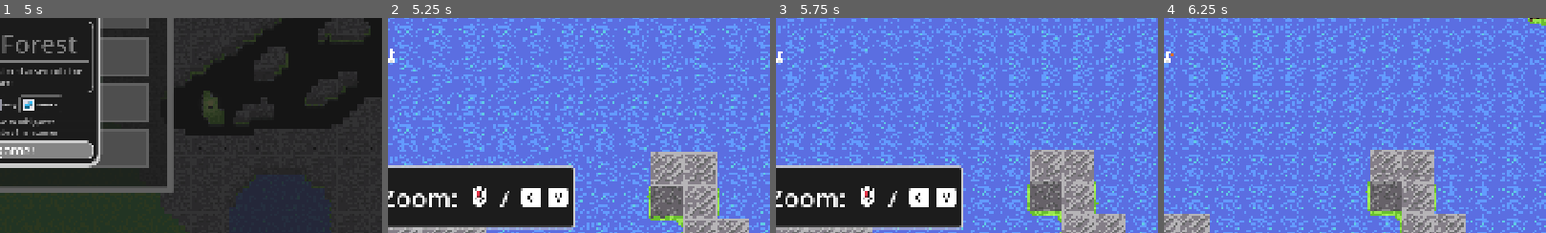
Above: before the commit, frames 1-4 (left to right).
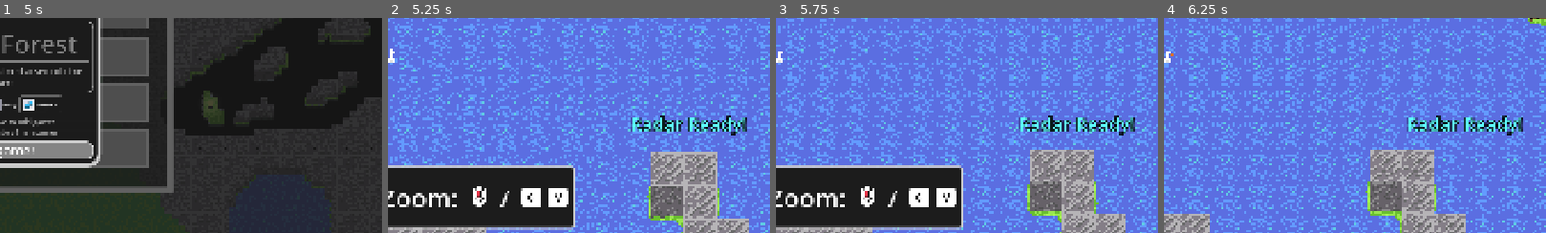
Above: after the commit, the same moments.

Repository: morie197/guwa-guwa-adventures
Game: Godot game, scene res://scenes/menus/main_menu.tscn
The game is run twice, just before and just after one commit, with the same random seed, the same clock (stepped at 60 frames per second) and the same inputs. Sound files missing from this copy of the repository are replaced by a short silence.
Inputs (mouse positions are % of the whole screen's width and height, from its top left):
- Up to frame 1 (5 s): click "New Game" at 0.5 s; click "New Game" at 1.25 s; click "Easy" at 2 s; click "Easy" at 2.75 s; click "Normal" at 3.5 s; click "Normal" at 4.25 s
- Up to frame 2 (5.25 s): click "New game!" at 5 s
- Up to frame 3 (5.75 s): no input
- Up to frame 4 (6.25 s): tap Enter (nextTutorialItem) at 5.75 s; move the mouse to (72, 45) at 5.77 s; hold D (right) from 5.78 s (still down); hold Enter (nextTutorialItem) from 5.78 s (still down); tap R (dive) at 5.85 s; click (72, 45) at 5.92 s
The pictures show only the part of the screen within x 50-100%, y 41-91%; the shares and areas given below are measured in that part.

Frame 1 is identical in both runs. In frame 2, 1.6% of the frame differs, in the area x 63-94%, y 45-55%; in frame 3, 1.6%; in frame 4, 1.6%.

Commit message:
[Add] Radar recharge indicator
Simple text to show when radar is ready.

Diff:
--- a/scenes/menus/ui_manager.tscn
+++ b/scenes/menus/ui_manager.tscn
@@ -400,6 +400,7 @@
 autowrap_mode = 0
 
 [node name="switch" type="HBoxContainer" parent="HUD"]
+unique_name_in_owner = true
 light_mask = 2
 visibility_layer = 2
 layout_mode = 0
@@ -438,8 +439,7 @@
 offset_bottom = 58.0
 theme_override_styles/panel = SubResource("StyleBoxFlat_prq0i")
 
-[node name="MiniMapPanel" type="PanelContainer" parent="HUD"]
-unique_name_in_owner = true
+[node name="VBoxContainer2" type="VBoxContainer" parent="HUD"]
 layout_mode = 1
 anchors_preset = 3
 anchor_left = 1.0
@@ -450,13 +450,29 @@
 offset_top = -408.0
 grow_horizontal = 0
 grow_vertical = 0
+
+[node name="radarReady" type="RichTextLabel" parent="HUD/VBoxContainer2"]
+unique_name_in_owner = true
+layout_mode = 2
+theme_override_colors/default_color = Color(0.36862746, 1, 1, 1)
+theme_override_constants/outline_size = 10
+theme_override_font_sizes/normal_font_size = 46
+text = "Radar Ready!"
+fit_content = true
+autowrap_mode = 0
+horizontal_alignment = 1
+vertical_alignment = 1
+
+[node name="MiniMapPanel" type="PanelContainer" parent="HUD/VBoxContainer2"]
+unique_name_in_owner = true
+layout_mode = 2
 theme_override_styles/panel = ExtResource("16_prq0i")
 
-[node name="SubViewportContainer" type="SubViewportContainer" parent="HUD/MiniMapPanel"]
+[node name="SubViewportContainer" type="SubViewportContainer" parent="HUD/VBoxContainer2/MiniMapPanel"]
 layout_mode = 2
 size_flags_vertical = 8
 
-[node name="minimap" type="SubViewport" parent="HUD/MiniMapPanel/SubViewportContainer"]
+[node name="minimap" type="SubViewport" parent="HUD/VBoxContainer2/MiniMapPanel/SubViewportContainer"]
 unique_name_in_owner = true
 process_mode = 3
 disable_3d = true
@@ -466,7 +482,7 @@
 size_2d_override = Vector2i(384, 384)
 render_target_update_mode = 4
 
-[node name="minimapCamera" type="Camera2D" parent="HUD/MiniMapPanel/SubViewportContainer/minimap"]
+[node name="minimapCamera" type="Camera2D" parent="HUD/VBoxContainer2/MiniMapPanel/SubViewportContainer/minimap"]
 unique_name_in_owner = true
 position = Vector2(-464, 0)
 
--- a/scenes/player.tscn
+++ b/scenes/player.tscn
@@ -296,6 +296,7 @@
 bus = &"SFX"
 
 [node name="Polygon2D" type="Polygon2D" parent="."]
+unique_name_in_owner = true
 light_mask = 0
 visibility_layer = 2
 z_index = 6
--- a/scenes/treat_radius_draw.gd
+++ b/scenes/treat_radius_draw.gd
@@ -5,7 +5,11 @@
 # Called when the node enters the scene tree for the first time.
 func _ready():
 	GameManager.levelUp.connect(queue_redraw)
+	GameManager.changedMapLevel.connect(_showOnMap)
 
+func _showOnMap(on: bool):
+	visible = on
+	print(on)
 
 # Called every frame. 'delta' is the elapsed time since the previous frame.
 func _process(delta):
--- a/scripts/managers/game_manager.gd
+++ b/scripts/managers/game_manager.gd
@@ -70,6 +70,7 @@
 signal upgraded
 signal tutorialOver
 signal switchedWorldLevel
+signal changedMapLevel(onCurrent: bool)
 
 func enterLevel():
 	paused = false
--- a/scripts/managers/ui_manager.gd
+++ b/scripts/managers/ui_manager.gd
@@ -15,6 +15,8 @@
 @onready var lostpanel = $lostpanel
 @onready var minimap_camera = %minimapCamera
 
+@onready var switch = %switch
+
 @onready var progress_to_complete_percent = %ProgressToCompletePercent
 
 var inPopup: bool = false
@@ -45,6 +47,8 @@
 
 @onready var hp_text = %HPText
 @onready var hp_bars = %HPBars
+
+@onready var radar_ready = %radarReady
 
 @onready var loadGame = $lostpanel/VBoxContainer2/VBoxContainer/load
 @onready var quit = $lostpanel/VBoxContainer2/VBoxContainer/quit
--- a/scripts/managers/world.gd
+++ b/scripts/managers/world.gd
@@ -104,6 +104,7 @@
 var underTexture: ImageTexture
 var overTexture: ImageTexture
 
+
 func _unhandled_input(event):
 	if Input.is_action_just_pressed("openMap"):
 		if GameManager.abilities.has("map"):
@@ -115,7 +116,8 @@
 				openMap()
 
 	if inMap and (Input.is_action_just_pressed("nextTutorialItem") or Input.is_action_just_pressed("dive")):
-		openMap(true)
+		if underFow.get_true_bit_count() > 0:
+			openMap(true)
 
 	#if event is InputEventMouseButton:
 	if Input.is_action_just_pressed("zoomin"):
@@ -280,7 +282,7 @@
 	if inMap and !switching:
 		get_viewport().canvas_cull_mask = 1
 		mapCam.enabled = false
-		#GameManager.paused = false
+		GameManager.paused = false
 		inMap = false
 		#GameManager.playerRef.healTimer.paused = false
 		if GameManager.worldLayer == 1:
@@ -302,6 +304,11 @@
 		return
 
 	if inMap == false:
+		if ui_manager != null:
+			if underFow.get_true_bit_count() > 0:
+				ui_manager.switch.show()
+			else:
+				ui_manager.switch.hide()
 		#GameManager.playerRef.healTimer.paused = true
 		darkener.hide()
 		#overAreas.hide()
@@ -322,10 +329,11 @@
 	inMap = true
 	mapCam.enabled = true
 	mapCam.make_current()
-	#GameManager.paused = true
+	GameManager.paused = true
 
 	if switching:
 		mapLayer = abs(mapLayer - 1)
+		GameManager.changedMapLevel.emit(mapLayer == GameManager.worldLayer)
 
 	if mapLayer == 0:
 		underMap.modulate = Color.WHITE
--- a/scripts/minigames/player_minigame.gd
+++ b/scripts/minigames/player_minigame.gd
@@ -280,9 +280,9 @@
 	#return false
 
 
-func knockback(direction: Vector2):
+func knockback(direction: Vector2, multiplier: float = 1):
 	beingKnockedBack = true
-	knockBackDirection = direction
+	knockBackDirection = direction * multiplier
 	var tommy = Timer.new()
 	tommy.wait_time = knockBackDuration
 	tommy.timeout.connect(func turnOffKnockback(): beingKnockedBack = false)
--- a/scripts/player.gd
+++ b/scripts/player.gd
@@ -155,7 +155,7 @@
 	area_collider.area_entered.connect(_area_enter)
 	area_collider.area_exited.connect(_area_exit)
 
-
+	GameManager.changedMapLevel.connect(_showOnMap)
 
 	healTimer = Timer.new()
 	add_child(healTimer)
@@ -375,6 +375,10 @@
 			#print("else")
 			areaForce = Vector2.ZERO
 
+	if GameManager.worldManager != null:
+		if GameManager.worldManager.ui_manager != null:
+			GameManager.worldManager.ui_manager.radar_ready.visible = radarTimer <= 0
+
 	if moveVector != Vector2.ZERO:
 		lastMovedDirection = lastMovedDirection.lerp(moveVector, delta * flyLerpSpeed)
 
@@ -463,6 +467,11 @@
 		else:
 			tired = false
 
+func _showOnMap(on: bool):
+	if on:
+		%Polygon2D.color = Color.WHITE
+	else:
+		%Polygon2D.color = Color.GRAY
 func _area_enter(area):
 	streamRef = area
 	areaFlag = area.flag
@@ -610,6 +619,7 @@
 	radarTimer = radarCooldown
 	radar.emit()
 	var radCircle = RADAR_CIRCLE.instantiate()
+	radCircle.startLevel = GameManager.worldLayer
 	GameManager.worldManager.add_child(radCircle)
 	if GameManager.abilities.has("treatdetect"):
 		var closest = GameManager.worldManager.getClosestTreat()
@@ -634,7 +644,7 @@
 				timmy.timeout.connect(found_treat_sound.play)
 				timmy.timeout.connect(timmy.queue_free)
 				timmy.timeout.connect(indicator.show)
-				timmy.timeout.connect(_createTreatRadarCircle.bind(closest.global_position))
+				timmy.timeout.connect(_createTreatRadarCircle.bind(closest.global_position, GameManager.worldLayer))
 				add_child(timmy)
 				timmy.start()
 
@@ -648,7 +658,7 @@
 	radCircle.global_position = global_position
 	radCircle.maxRadius = radarRange * rangeMultiplier
 
-func _createTreatRadarCircle(global_pos: Vector2):
+func _createTreatRadarCircle(global_pos: Vector2, level: int = 1):
 	var treatRadCircle = RADAR_CIRCLE.instantiate()
 	GameManager.worldManager.add_child(treatRadCircle)
 	treatRadCircle.global_position = global_pos
--- a/scripts/radarcircle.gd
+++ b/scripts/radarcircle.gd
@@ -12,8 +12,11 @@
 @onready var radar_light = %radarLight
 
 var radius: float = 1
+var startLevel: int = 1
 
 func _ready():
+	#startLevel = GameManager.worldLayer
+
 	if GameManager.worldManager != null:
 		if GameManager.worldManager.levelName == "Hidden Grove":
 			radar_light.energy = 2.0
@@ -37,6 +40,11 @@
 				print("freed")
 				queue_free()
 
+	if GameManager.worldLayer == startLevel:
+		show()
+	else:
+		hide()
+
 func _draw():
 	draw_arc(Vector2.ZERO, radius, 0, TAU, pointCount, circleColor, circleWidth)
 	radar_light.texture_scale = radius/512
